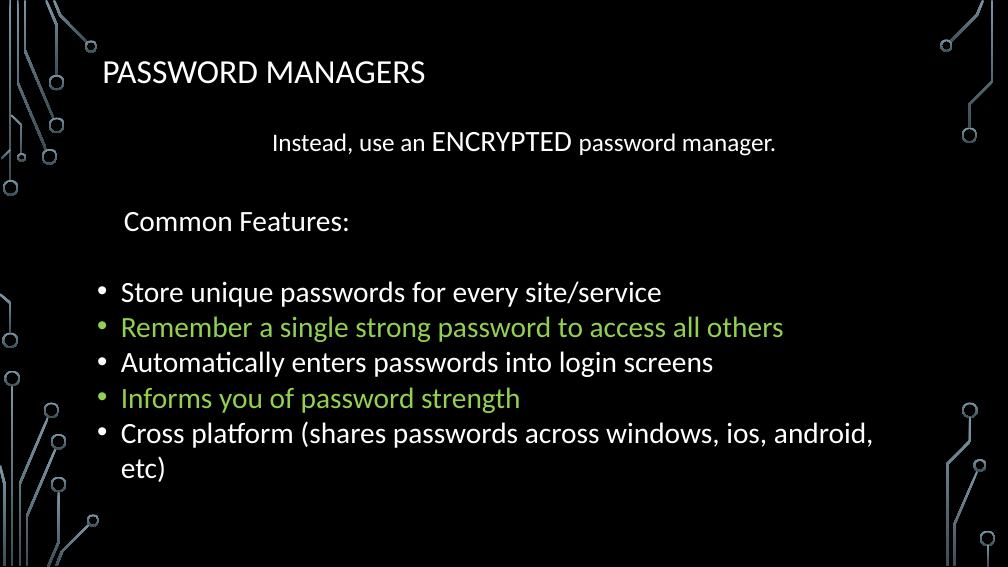
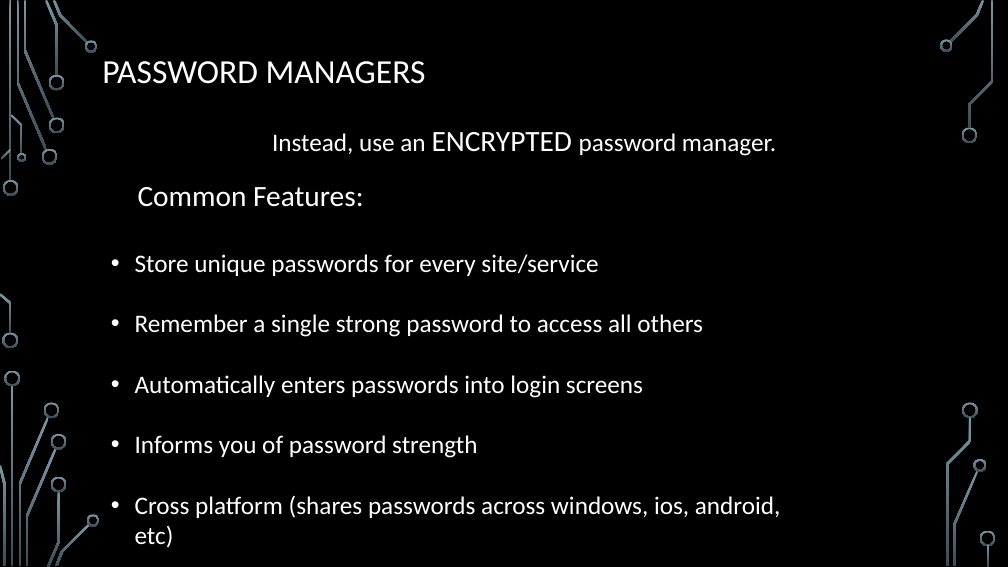
Before and after one commit to MVC-SEC/Club-Info, a slide deck: slide 13 of InfoSec Workshop/Passwords.pptx. Drawn at 1008x567 pixels with LibreOffice and Linux fonts; fonts in the diff are those of the drawing; background and template pictures are left out. Boxes give left, top, right and bottom in pixels: in the first picture for what was removed or moved away, otherwise in the second. Text is boxed around its words. In the diff, an @@ line names an element or a change of style, - is before the commit and + after.

```diff
--- a/InfoSec Workshop/Passwords.pptx
+++ b/InfoSec Workshop/Passwords.pptx
@@ text "Common Features:": place and size @@
-text "Common Features:" at [121, 212, 874, 448]
+text "Common Features:" at [135, 187, 780, 518]
@@ text at [135, 254, 780, 518]: size 28 to 24 pt; text colour #92D050 to #FFFFFF in "Remember a single strong password to access ...", "Informs you of password strength" @@
```
Also in this commit, not shown: 3 other slides changed, 4 other files.
